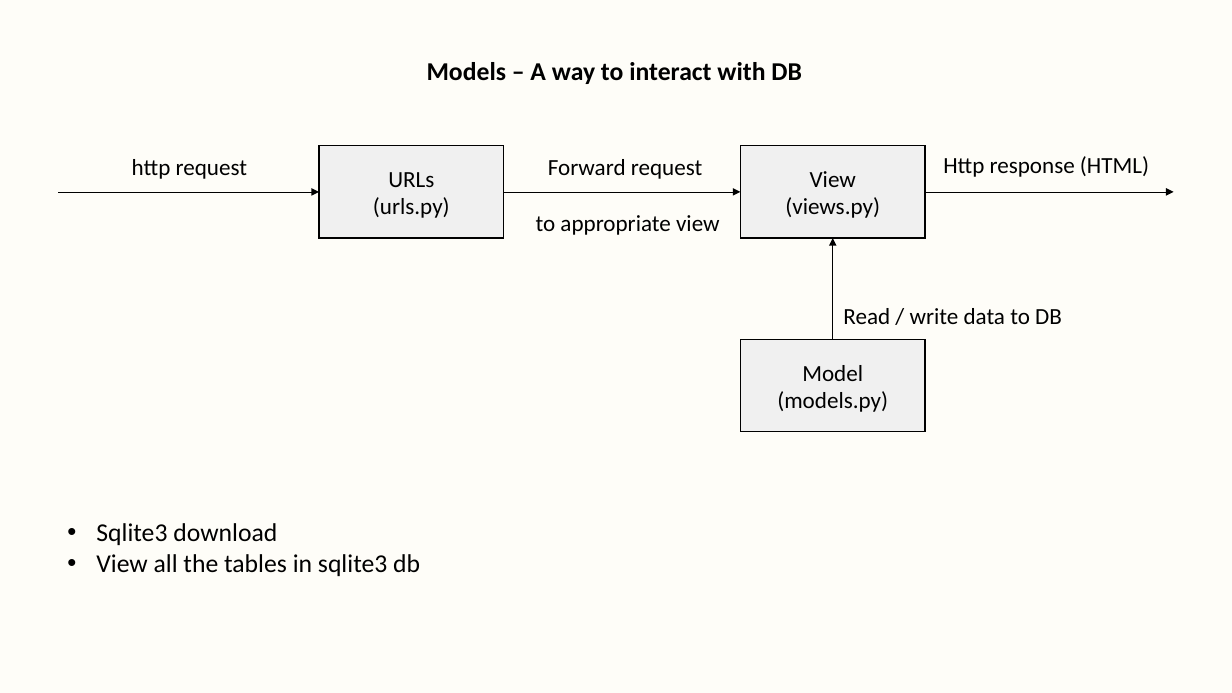
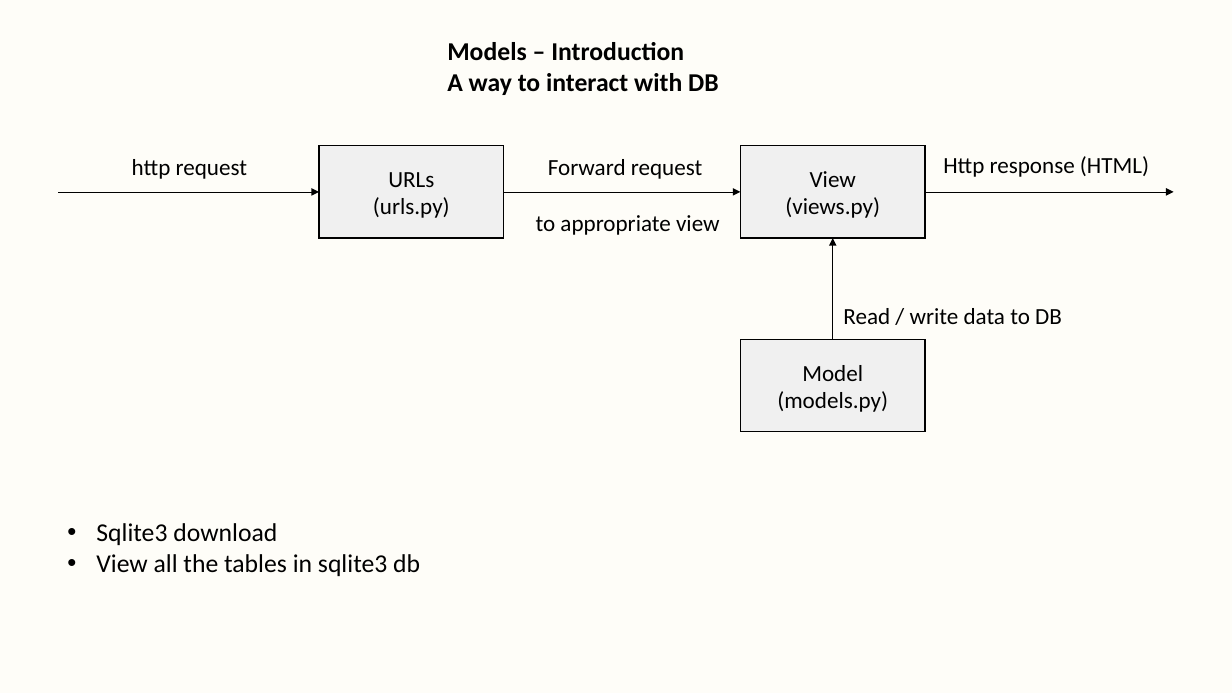
Before and after one commit to dharaneya/gym_web_app, a slide deck: slide 11 of practical_notes.pptx (slide 5 before the commit). Drawn at 1232x693 pixels with LibreOffice and Linux fonts; fonts in the diff are those of the drawing. Boxes give left, top, right and bottom in pixels: in the first picture for what was removed or moved away, otherwise in the second. Text is boxed around its words. In the diff, an @@ line names an element or a change of style, - is before the commit and + after.

```diff
--- a/practical_notes.pptx
+++ b/practical_notes.pptx
@@ text at box(447, 42, 719, 95): text changed @@
-Models – A way to interact with DB
+Models – Introduction
+A way to interact with DB
```
Also in this commit, not shown: 3 other slides changed, 6 slides added, 1 other file.
